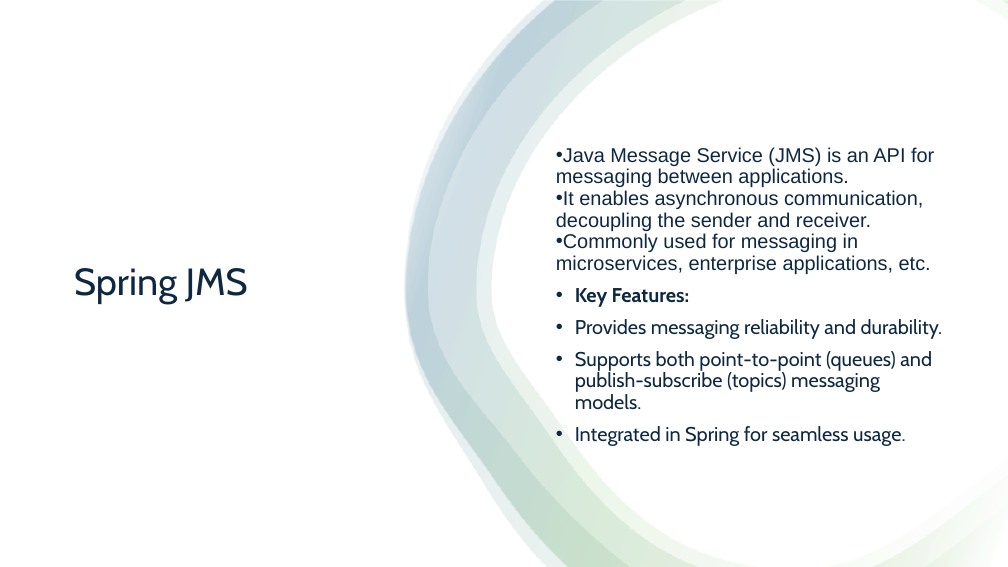
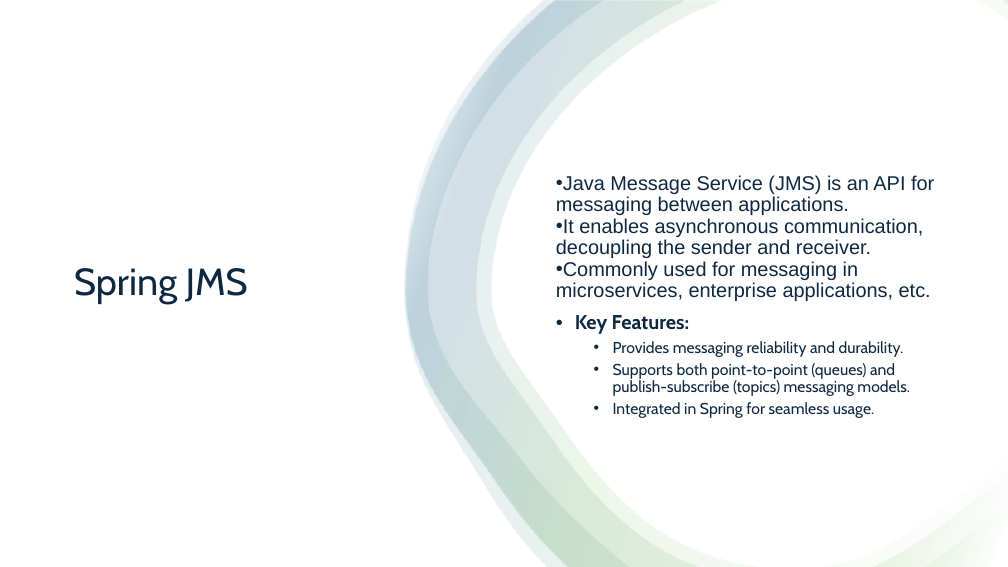
Before and after one commit to aprabhat/spring_boot_microservice, a slide deck: slide 10 of spring_boot.pptx. Drawn at 1008x567 pixels with LibreOffice and Linux fonts; fonts in the diff are those of the drawing. Boxes give left, top, right and bottom in pixels: in the first picture for what was removed or moved away, otherwise in the second. Text is boxed around its words. In the diff, an @@ line names an element or a change of style, - is before the commit and + after.

```diff
--- a/spring_boot.pptx
+++ b/spring_boot.pptx
@@ text at bbox=[613, 341, 910, 418]: size 19 to 15 pt in "Provides messaging reliability and durability.", "Supports both point-to-point (queues) and publish-subscribe  ...", "Integrated in Spring for seamless usage."; list level 1 to 2 in "Provides messaging reliability and durability."; list level 1 to 2 in "Supports both point-to-point (queues) and ..."; list level 1 to 2 in "Integrated in Spring for seamless ..." @@
```
Also in this commit, not shown: 1 other slide changed, 3 other files.
